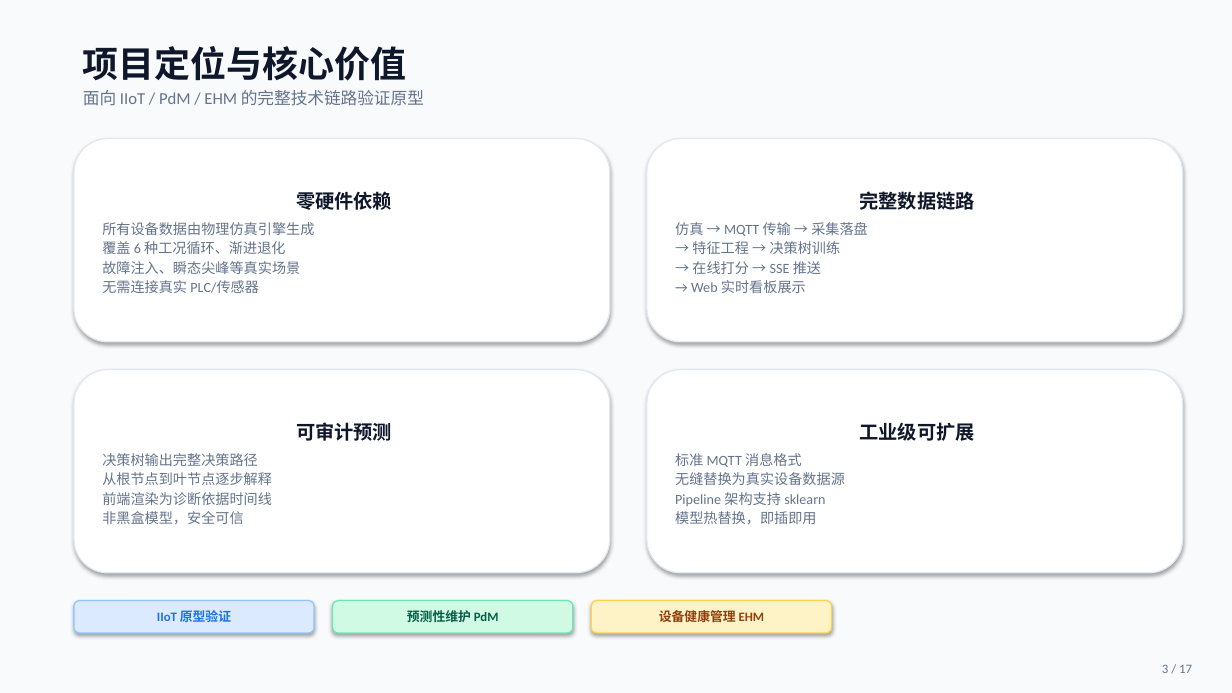
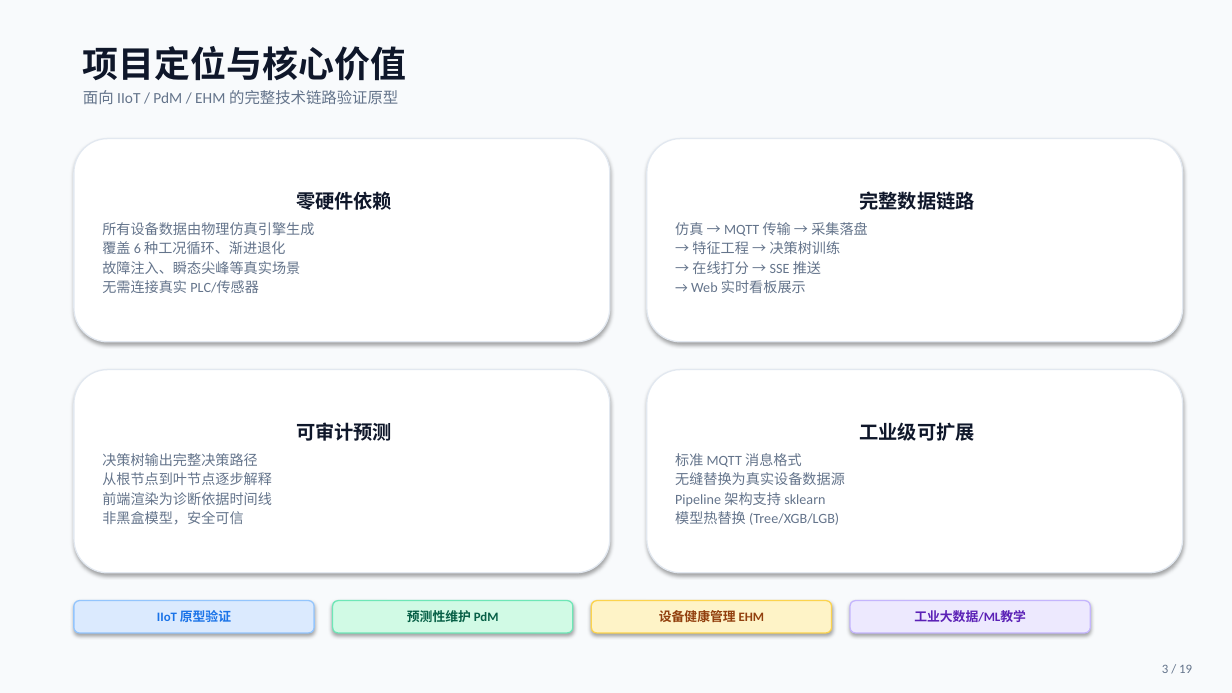
Before and after one commit to Huaiyue-sy/Equipment-Health-Assessment-System, a slide deck: slide 3 of doc/iHealthSim.pptx. Drawn at 1232x693 pixels with LibreOffice and Linux fonts; fonts in the diff are those of the drawing. Boxes give left, top, right and bottom in pixels: in the first picture for what was removed or moved away, otherwise in the second. Text is boxed around its words. In the diff, an @@ line names an element or a change of style, - is before the commit and + after.

```diff
--- a/doc/iHealthSim.pptx
+++ b/doc/iHealthSim.pptx
@@ text "面向 IIoT / PdM / ..." at (83, 90, 398, 104): size 13 to 12 pt @@
@@ text in rounded rectangle at (675, 511, 839, 525): text changed @@
-模型热替换，即插即用
+模型热替换 (Tree/XGB/LGB)
@@ rounded rectangle added at (850, 601, 1091, 633), fill #EDE9FE, outline #C4B5FD 1 pt, 10 pt, text #5B21B6, bold @@
+工业大数据/ML教学
@@ text at (1162, 664, 1192, 673): text changed @@
-3 / 17
+3 / 19
```
Also in this commit, not shown: 15 other slides changed, 3 slides added, 1 slide removed, 6 other files.
